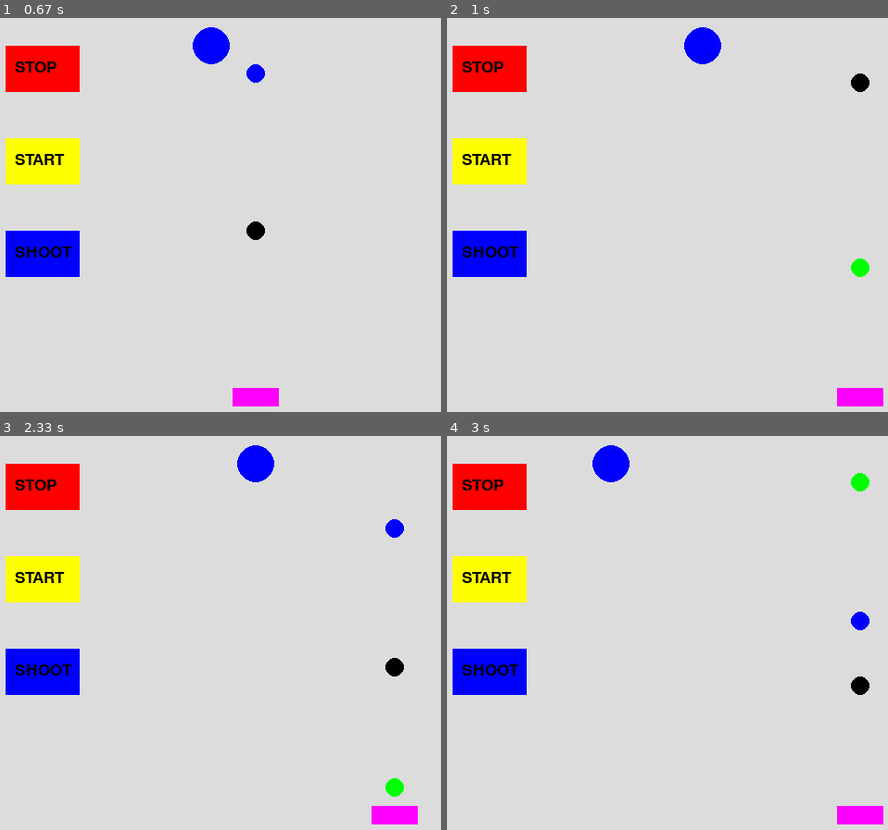
Above: before the commit, frames 1-4 (two rows, left to right).
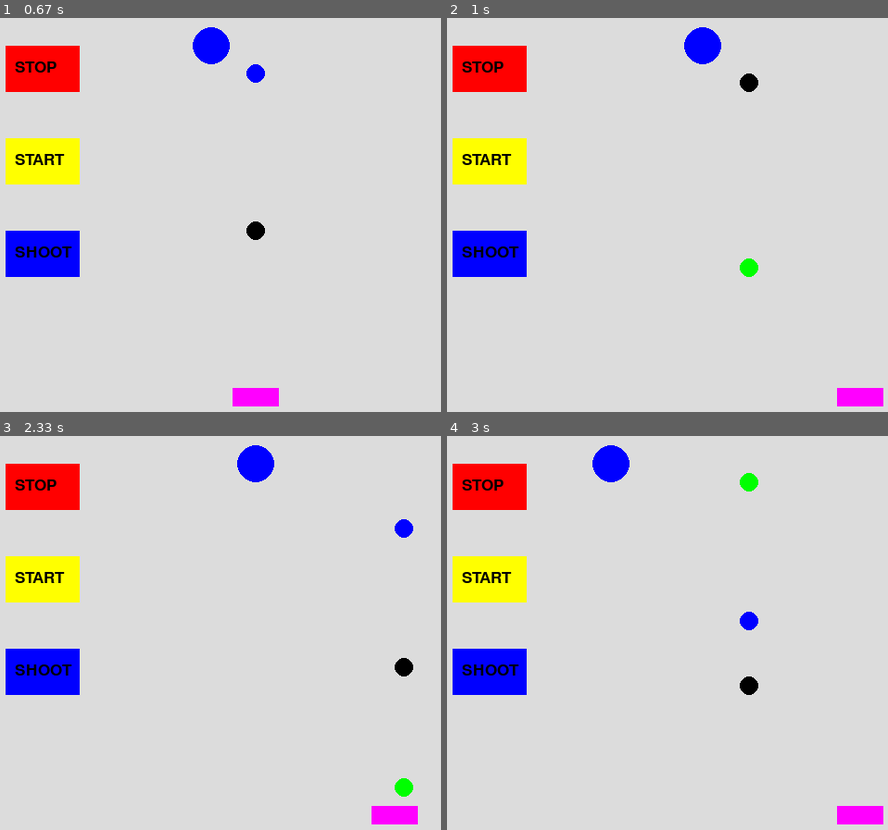
Above: after the commit, the same moments.

Repository: snc29654/pygame
Game: pygame game, started from shooting.py
Two runs of this game, one before a commit and one after it. Both use one fixed random seed, a clock stepped at 60 frames per second and the inputs below.
Inputs:
- Up to frame 1 (0.67 s): tap Space at 0.33 s
- Up to frame 2 (1 s): hold Right from 0.67 s (still down); tap Space at 0.73 s
- Up to frame 3 (2.33 s): tap Space at 1.03, 1.23, 1.53, 1.73, 2.03, 2.3 s; release Right at 1.13 s; hold Right 1.17-1.63 s; hold Left 1.67-2.2 s; hold Left from 2.23 s (still down)
- Up to frame 4 (3 s): tap Space at 2.6, 2.73 s; release Left at 2.63 s; hold Right from 2.67 s (still down)

Frame 1 is identical in both runs. In frame 2, 0.6% of the frame differs, in the area x 66-96%, y 14-66%; in frame 3, 0.6%; in frame 4, 0.9%, in the area x 66-96%, y 9-66%.

Commit message:
大砲の移動で既に打った玉位置は動かさない

Diff:
--- a/shooting.py
+++ b/shooting.py
@@ -22,6 +22,7 @@
     by2 =400
 
     x3=300
+    bx3=300
     y3 =400
 
     stop=0
@@ -49,6 +50,7 @@
                 if event.key == K_RIGHT:
                     x3=x3+10
                 if event.key == K_SPACE:
+                    bx3=x3
                     if(bstate==0):
                         by0=400
                         bstate=1
@@ -113,9 +115,9 @@
 
         pygame.draw.circle(main_surface, (0,0,255), (x, y), 20)
 
-        pygame.draw.circle(main_surface, (0,0,0), (x3, by0), 10)
-        pygame.draw.circle(main_surface, (0,255,0), (x3, by1), 10)
-        pygame.draw.circle(main_surface, (0,0,255), (x3, by2), 10)
+        pygame.draw.circle(main_surface, (0,0,0), (bx3, by0), 10)
+        pygame.draw.circle(main_surface, (0,255,0), (bx3, by1), 10)
+        pygame.draw.circle(main_surface, (0,0,255), (bx3, by2), 10)
 
         #pygame.draw.circle(main_surface, (255,0,255), (x3, y3), 20)
 
